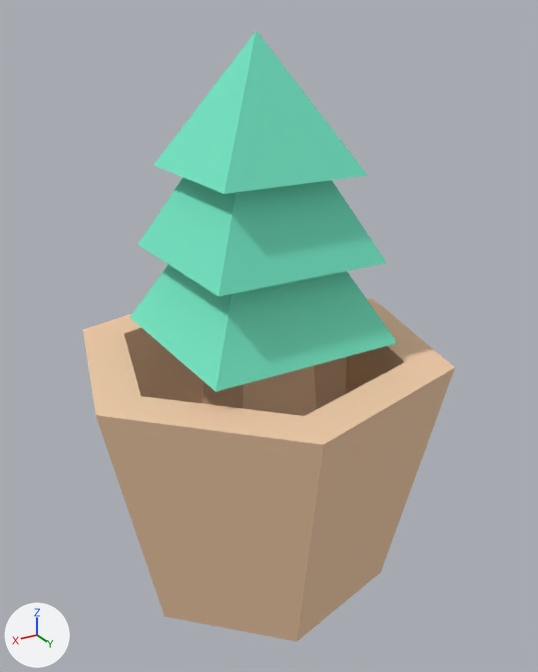
A saved change to the glTF model addons/dot_map/props/plant_small.glb.
The view is the same before and after, from a 50 mm camera at (0.0873, 0.1509, 0.1429) aimed at (-0.002, 0.002, 0.0685). Every picture has the same lights, and +X, +Y and +Z are marked at lower left. The picture after the commit comes second. Where no turn or scale is listed for an object, it has been applied to the vertices.

The first picture shows 'plantSmall1(Clone)'.
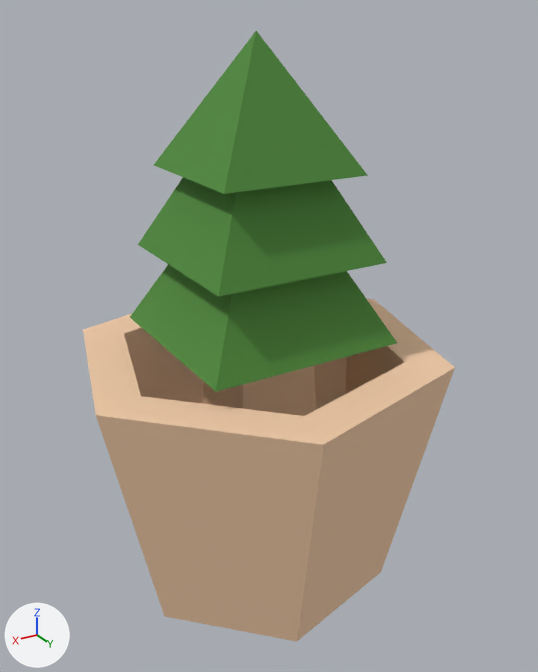
What differs and where, as boxes (x1, y1, x2, y2) in the pictures (538 x 672 px):
```json
{"object": "plantSmall1(Clone)", "change": "recoloured", "before": [127, 31, 400, 395], "after": [127, 31, 400, 395], "on screen": "darker"}
```

The change, as JSON lines over the scene's bpy script:
```json
{"op": "set", "path": "mat_plant.base_color", "old": "(0.182, 0.821, 0.576)", "new": "(0.078, 0.254, 0.043)", "note": "green #76eac8 -> green #4f8a3a"}
```
